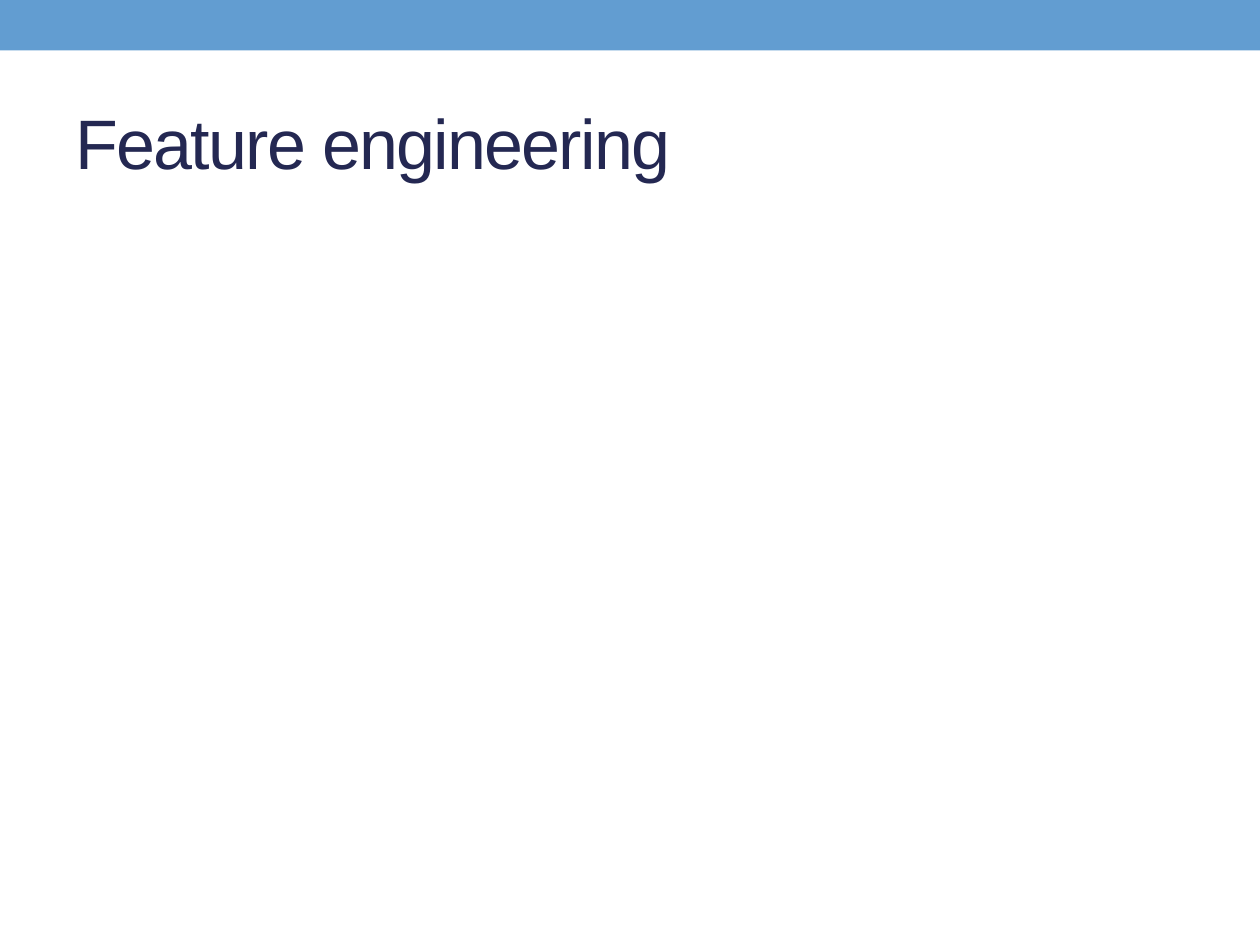
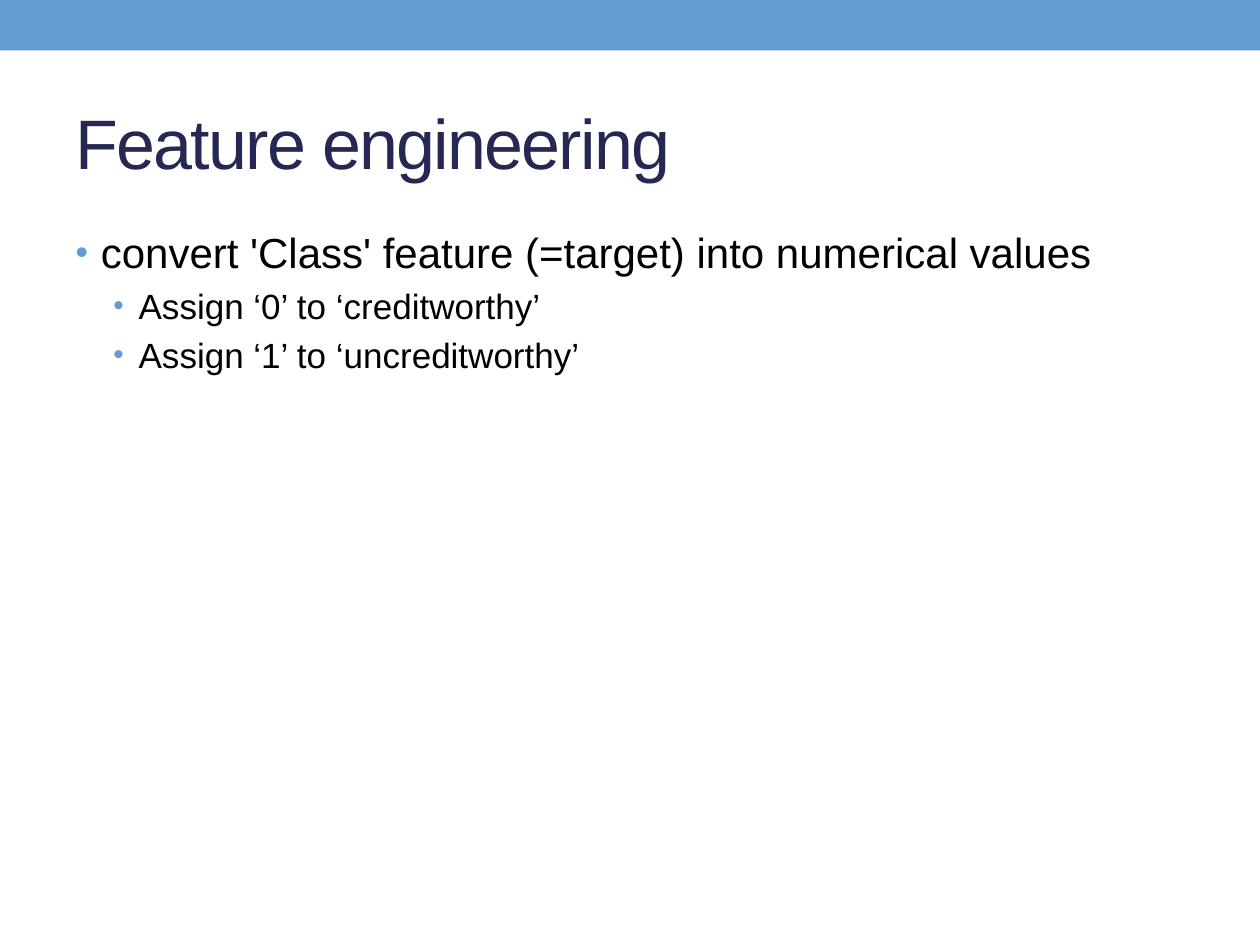
Before and after one commit to Son17/Data-Science-Projects, a slide deck: slide 12 of LG presentation.pptx (slide 5 before the commit). Drawn at 1260x945 pixels with LibreOffice and Linux fonts; fonts in the diff are those of the drawing. Boxes give left, top, right and bottom in pixels: in the first picture for what was removed or moved away, otherwise in the second. Text is boxed around its words. In the diff, an @@ line names an element or a change of style, - is before the commit and + after.

```diff
--- a/LG presentation.pptx
+++ b/LG presentation.pptx
@@ text added at [101,237,1091,375], 20 pt, text #000000 @@
+• convert 'Class' feature (=target) into numerical values
+  • Assign ‘0’ to ‘creditworthy’
+  • Assign ‘1’ to ‘uncreditworthy’
```
Also in this commit, not shown: 4 other slides changed, 23 slides added, 3 slides removed.
